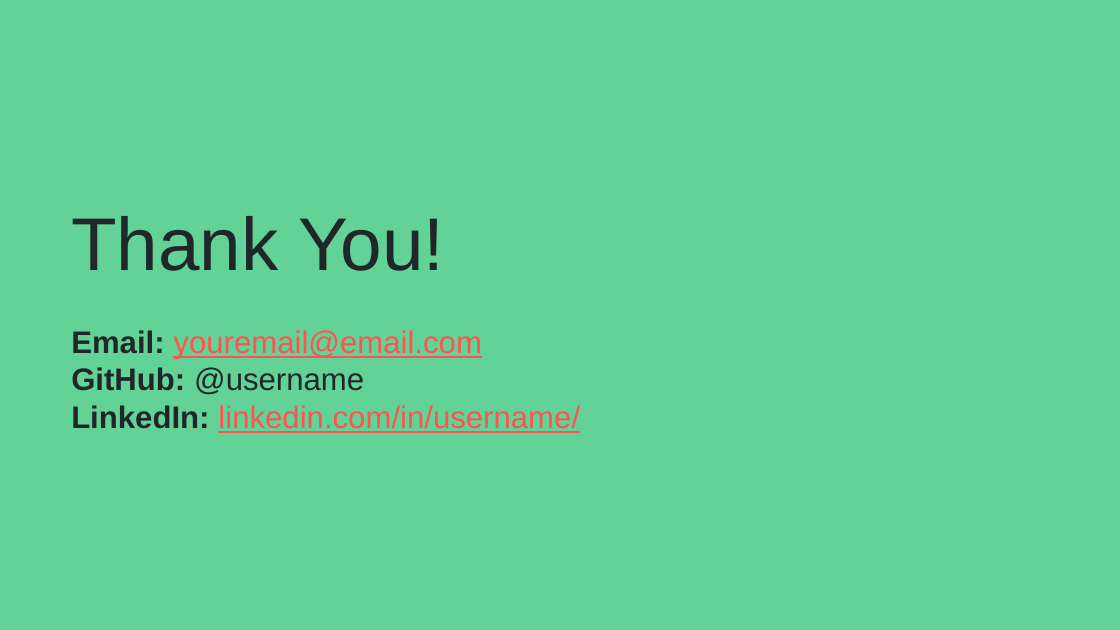
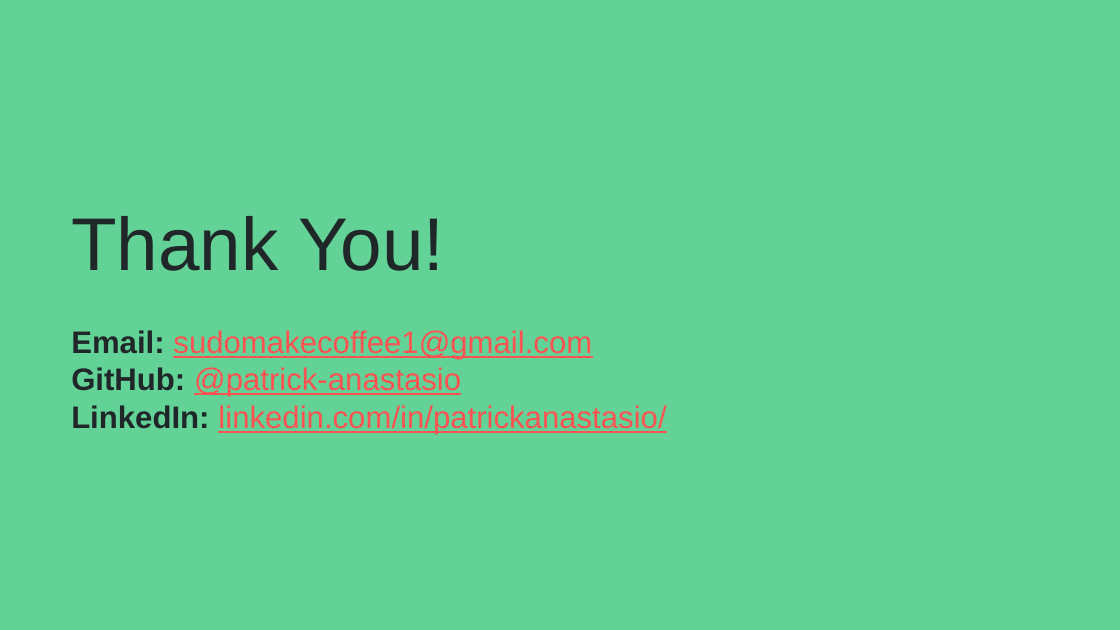
Before and after one commit to patrick-anastasio/Flatiron_DSC-Phase1_Project, a slide deck: slide 14 of Slide Deck.pptx (slide 9 before the commit). Drawn at 1120x630 pixels with LibreOffice and Linux fonts; fonts in the diff are those of the drawing. Boxes give left, top, right and bottom in pixels: in the first picture for what was removed or moved away, otherwise in the second. Text is boxed around its words. In the diff, an @@ line names an element or a change of style, - is before the commit and + after.

```diff
--- a/Slide Deck.pptx
+++ b/Slide Deck.pptx
@@ title at [71,330,666,434]: text changed @@
-Email: youremail@email.com
-GitHub: @username
-LinkedIn: linkedin.com/in/username/
+Email: sudomakecoffee1@gmail.com
+GitHub: @patrick-anastasio
+LinkedIn: linkedin.com/in/patrickanastasio/
```
Also in this commit, not shown: 3 other slides changed, 8 slides added, 3 slides removed, 11 other files.
